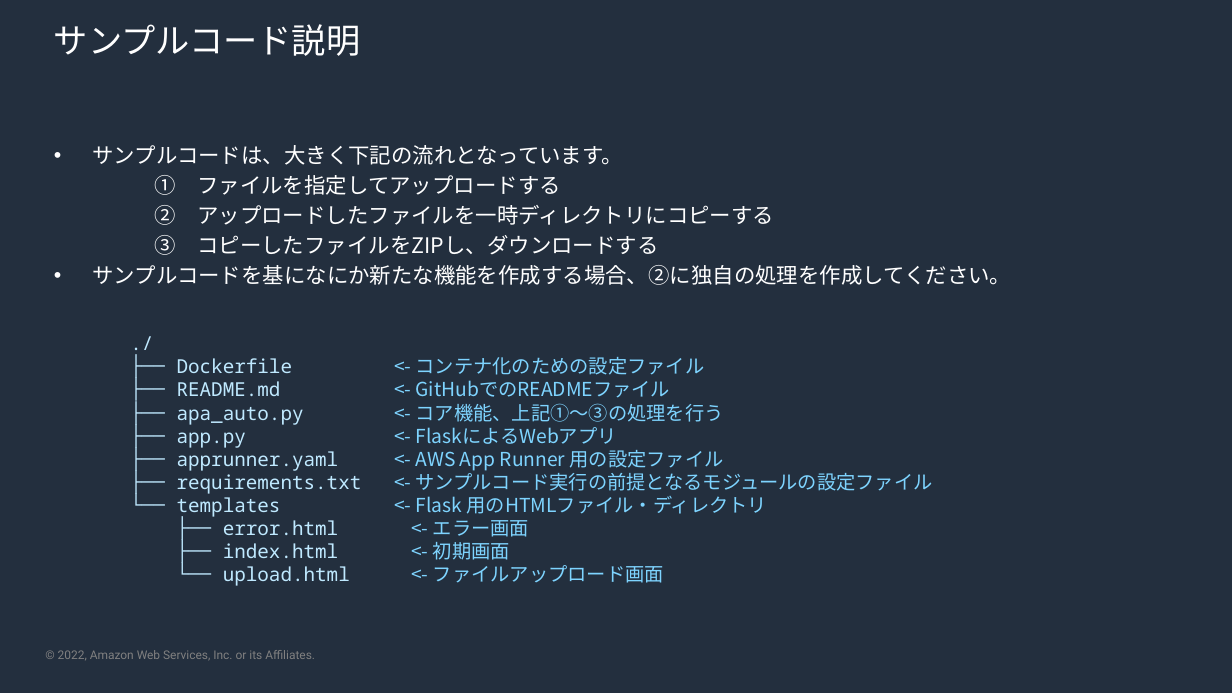
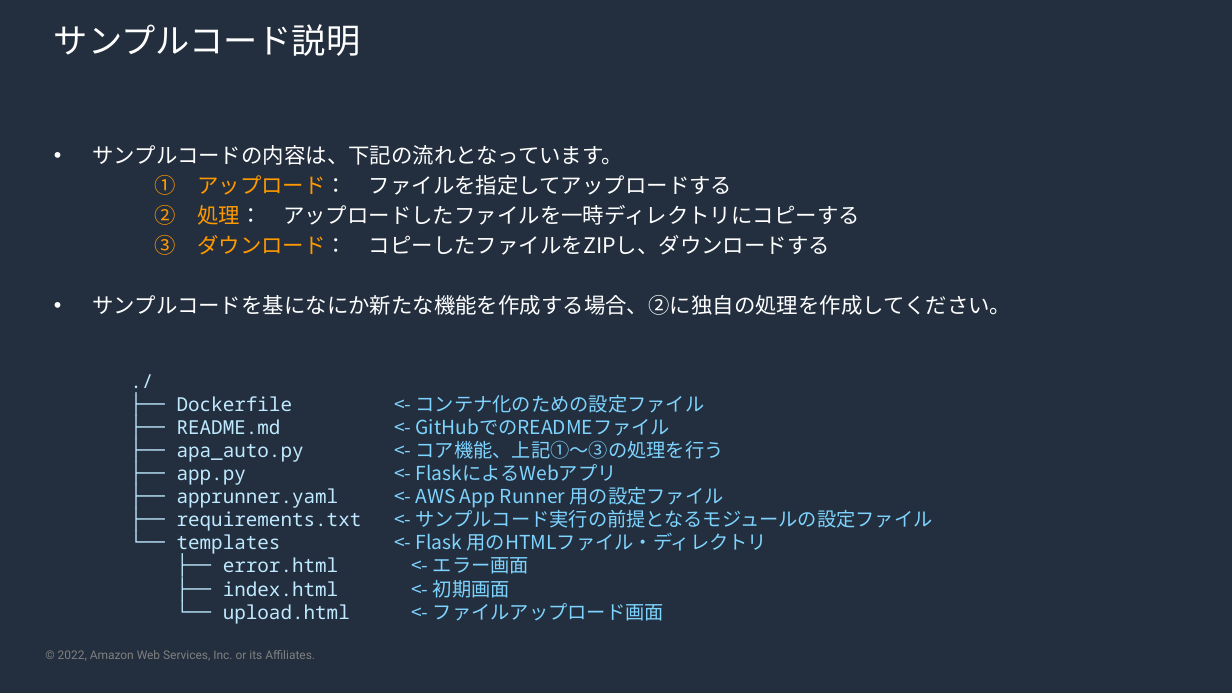
Before and after one commit to kmorooka/modern-skeleton, a slide deck: slide 5 of skeleton-guide.pptx. Drawn at 1232x693 pixels with LibreOffice and Linux fonts; fonts in the diff are those of the drawing; background and template pictures are left out. Boxes give left, top, right and bottom in pixels: in the first picture for what was removed or moved away, otherwise in the second. Text is boxed around its words. In the diff, an @@ line names an element or a change of style, - is before the commit and + after.

Commit message:
パワポ資料のアップデート

```diff
--- a/skeleton-guide.pptx
+++ b/skeleton-guide.pptx
@@ text at box(92, 145, 860, 255): text changed @@
-• サンプルコードは、大きく下記の流れとなっています。
-  1. ファイルを指定してアップロードする
-  2. アップロードしたファイルを一時ディレクトリにコピーする
-  3. コピーしたファイルをZIPし、ダウンロードする
+• サンプルコードの内容は、下記の流れとなっています。
+  1. アップロード： ファイルを指定してアップロードする
+  2. 処理： アップロードしたファイルを一時ディレクトリにコピーする
+  3. ダウンロード： コピーしたファイルをZIPし、ダウンロードする
@@ text "./": place and size @@
-text "./" at box(177, 358, 362, 586)
+text "./" at box(177, 396, 362, 624)
@@ text "<- コンテナ化のための設定ファイル": place and size @@
-text "<- コンテナ化のための設定ファイル" at box(416, 357, 933, 583)
+text "<- コンテナ化のための設定ファイル" at box(416, 395, 933, 621)
```
Also in this commit, not shown: 11 other slides changed, 7 slides added, 2 slides removed.
